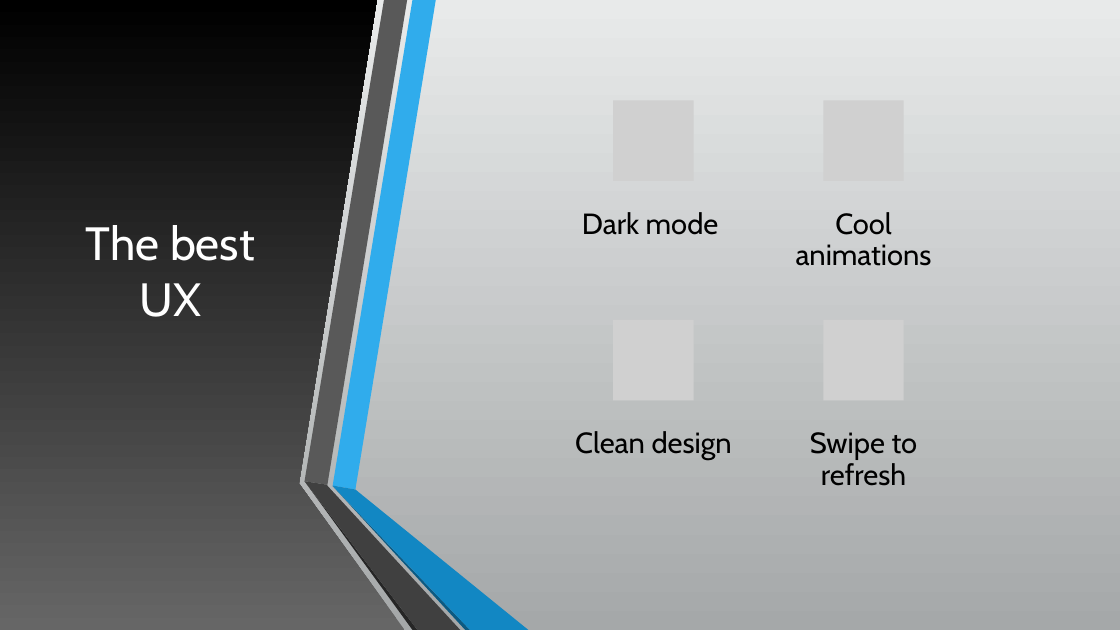
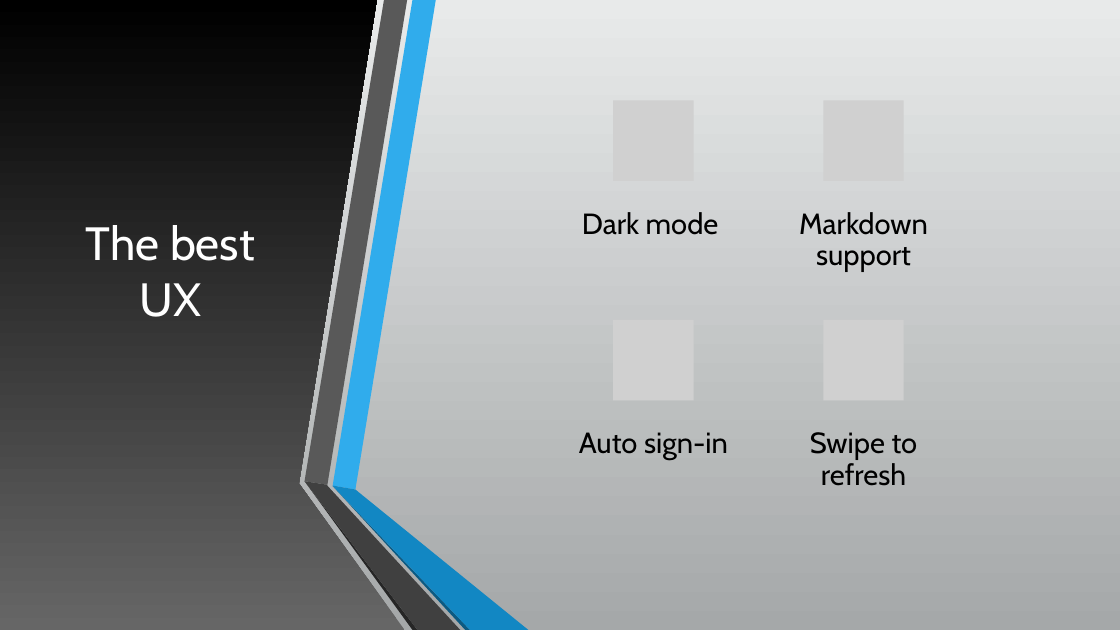
Before and after one commit to softeng-feup/open-cx-jakepaulers, a slide deck: slide 8 of docs/Askkit.pptx. Drawn at 1120x630 pixels with LibreOffice and Linux fonts; fonts in the diff are those of the drawing; grey boxes stand for pictures. Boxes give left, top, right and bottom in pixels: in the first picture for what was removed or moved away, otherwise in the second. Text is boxed around its words. In the diff, an @@ line names an element or a change of style, - is before the commit and + after.

```diff
--- a/docs/Askkit.pptx
+++ b/docs/Askkit.pptx
@@ text at box(799, 212, 928, 272): text changed @@
-Cool animations
+Markdown support
@@ text at box(579, 432, 728, 459): text changed @@
-Clean design
+Auto sign-in
```
Also in this commit, not shown: 2 other slides changed.
